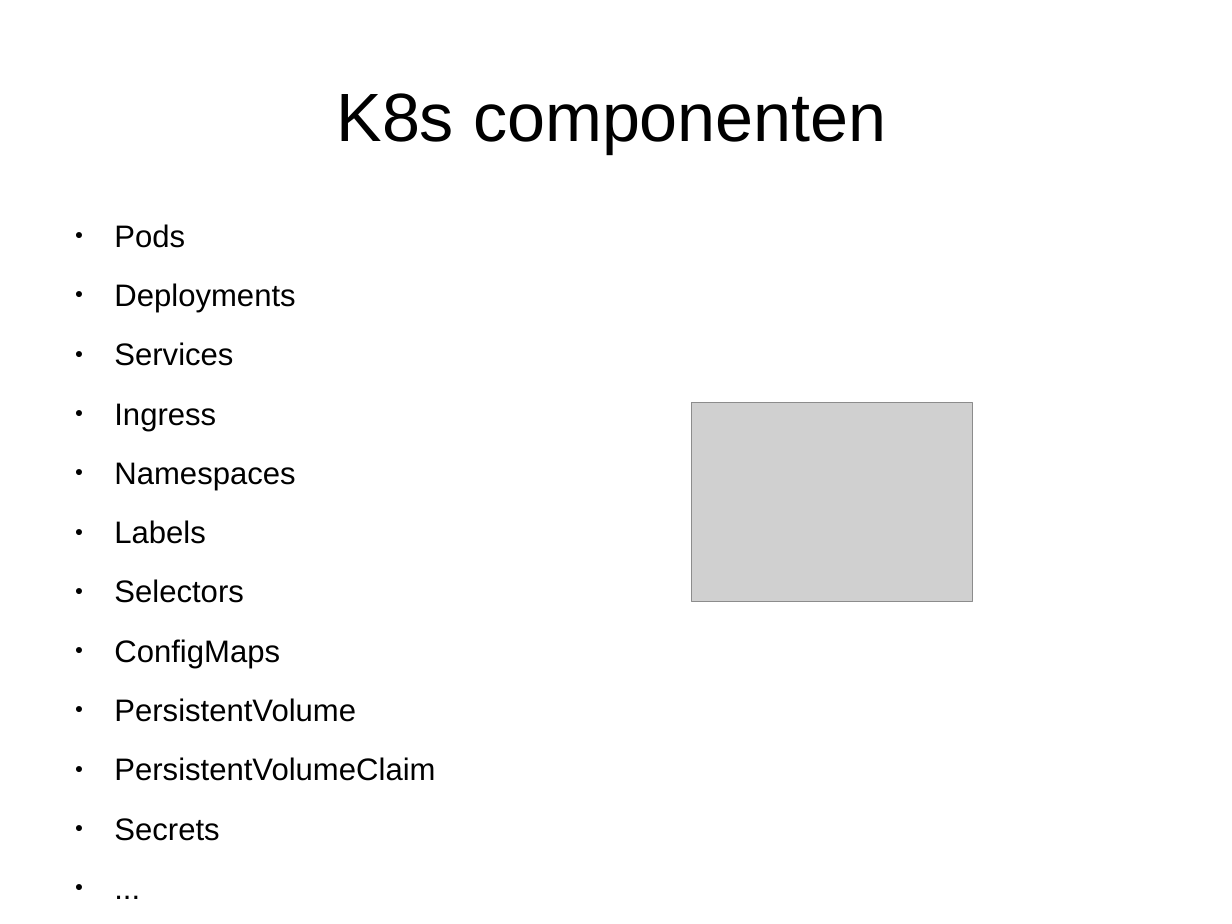
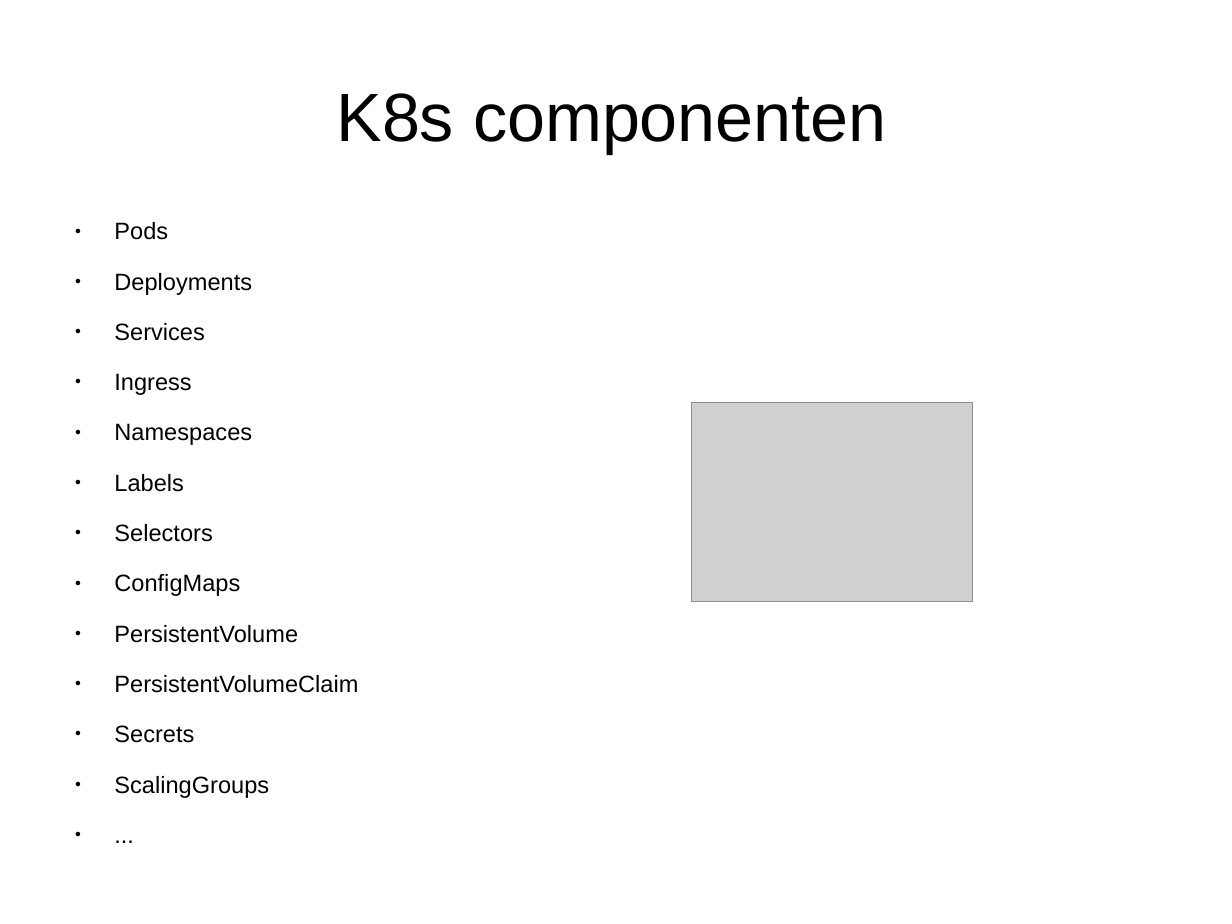
Before and after one commit to markbenschop/k8s-workshop, a slide deck: slide 8 of k8s_demo_proxy.odp. Drawn at 1232x924 pixels with LibreOffice and Linux fonts; fonts in the diff are those of the drawing; grey boxes stand for pictures. Boxes give left, top, right and bottom in pixels: in the first picture for what was removed or moved away, otherwise in the second. Text is boxed around its words. In the diff, an @@ line names an element or a change of style, - is before the commit and + after.

```diff
--- a/k8s_demo_proxy.odp
+++ b/k8s_demo_proxy.odp
@@ text at (x1=114, y1=222, x2=358, y2=743): paragraph added @@
+● ScalingGroups
@@ text at (x1=114, y1=222, x2=358, y2=743): size 20 to 15.2 pt in "Pods", "Deployments", "Services", "Ingress" and 8 more places @@
```
